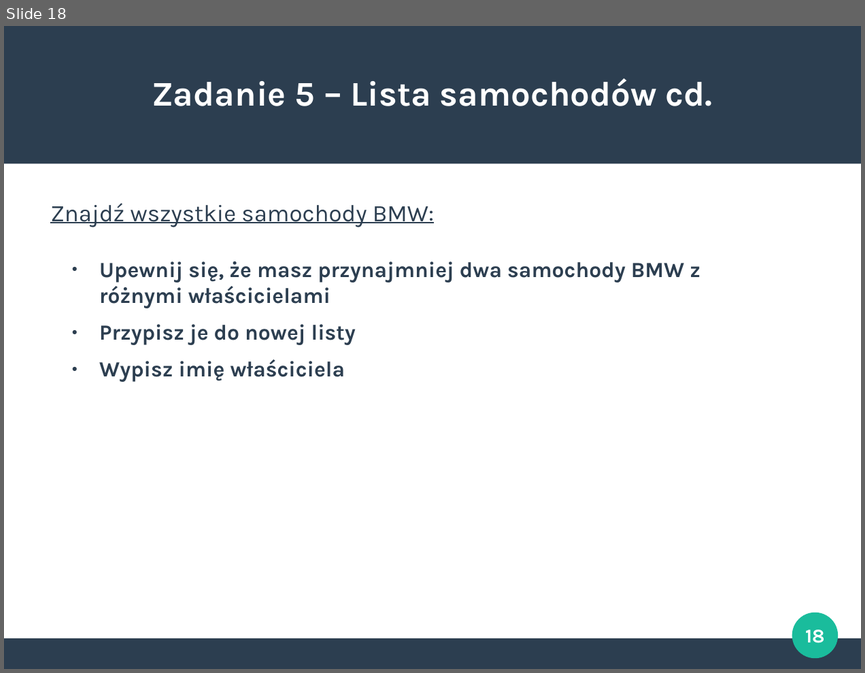
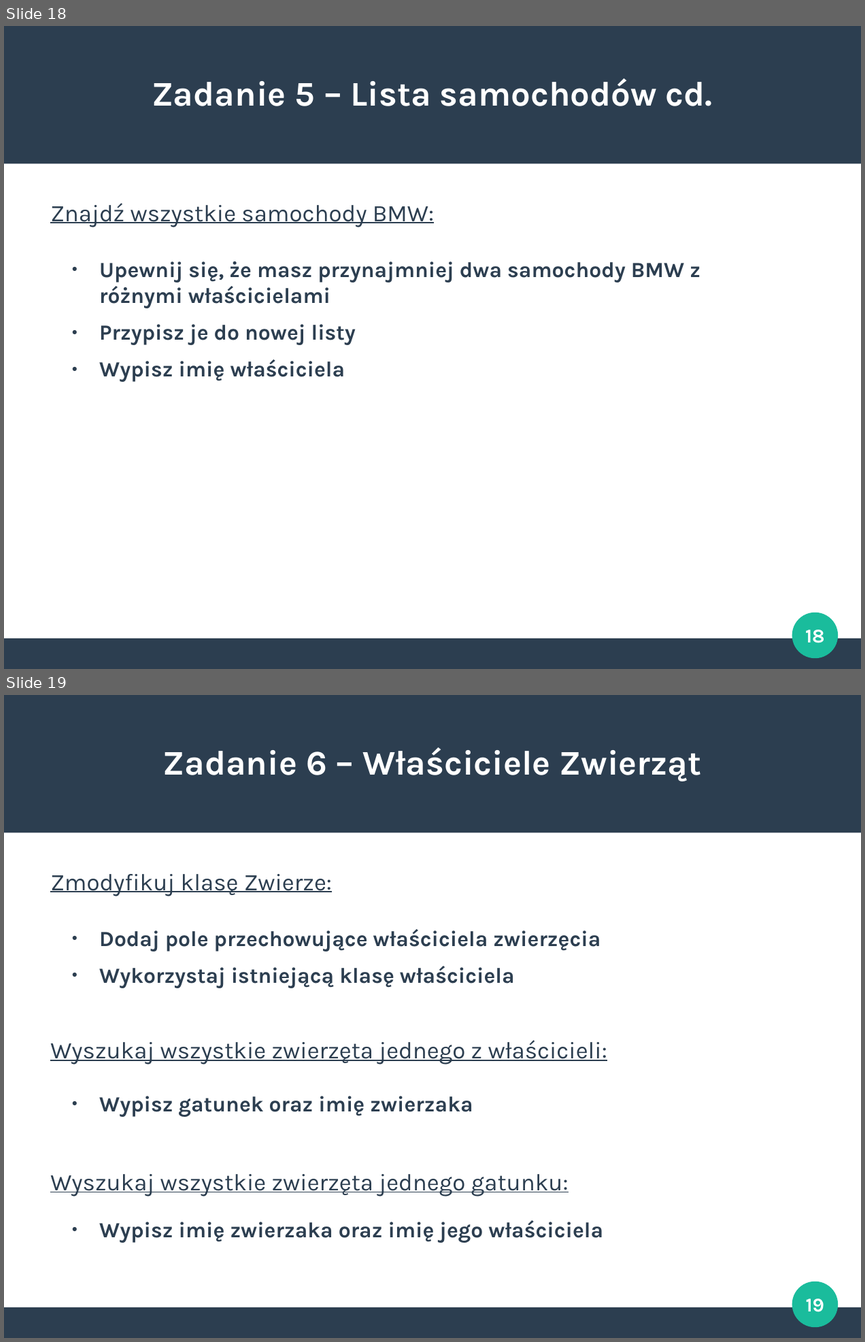
Before and after one commit to s-kaczmarek/Zaprogramowani, a slide deck: prezentacje/lekcja1.odp. Shown one above the other, each under a label of ours: slide 18 before the commit, slides 18 and 19 after it. The pictures are 865x673 and 865x1342 pixels, drawn with LibreOffice and Linux fonts; fonts in the diff are those of the drawing. Boxes give left, top, right and bottom in pixels: in the first picture for what was removed or moved away, otherwise in the second. Text is boxed around its words. In the diff, an @@ line names an element or a change of style, - is before the commit and + after.

```diff
--- a/prezentacje/lekcja1.odp
+++ b/prezentacje/lekcja1.odp
@@ slide 19 added at <box>4,695,861,1338</box>, background #FFFFFF; not listed: 3 template elements that a slide beside it also shows @@
@@ title added at <box>162,747,702,781</box>, 32 pt, text #FFFFFF, bold @@
+Zadanie 6 – Właściciele Zwierząt
@@ text added at <box>50,874,332,896</box>, 22 pt, text #2C3E50, underline @@
+Zmodyfikuj klasę Zwierze:
@@ text added at <box>99,929,600,988</box>, 20 pt, text #2C3E50, bold @@
+● Dodaj pole przechowujące właściciela zwierzęcia
+● Wykorzystaj istniejącą klasę właściciela
@@ text added at <box>50,1040,607,1064</box>, 22 pt, text #2C3E50, underline @@
+Wyszukaj wszystkie zwierzęta jednego z właścicieli:
@@ text added at <box>99,1096,473,1117</box>, 20 pt, text #2C3E50, bold @@
+● Wypisz gatunek oraz imię zwierzaka
@@ text added at <box>50,1174,568,1196</box>, 22 pt, text #2C3E50, underline @@
+Wyszukaj wszystkie zwierzęta jednego gatunku:
@@ text added at <box>99,1220,603,1242</box>, 20 pt, text #2C3E50, bold @@
+● Wypisz imię zwierzaka oraz imię jego właściciela
@@ page number added at <box>806,1298,825,1312</box>, 18 pt, text #FFFFFF, bold @@
+19
```
Also in this commit, not shown: 2 slides changed, 7 other files.
